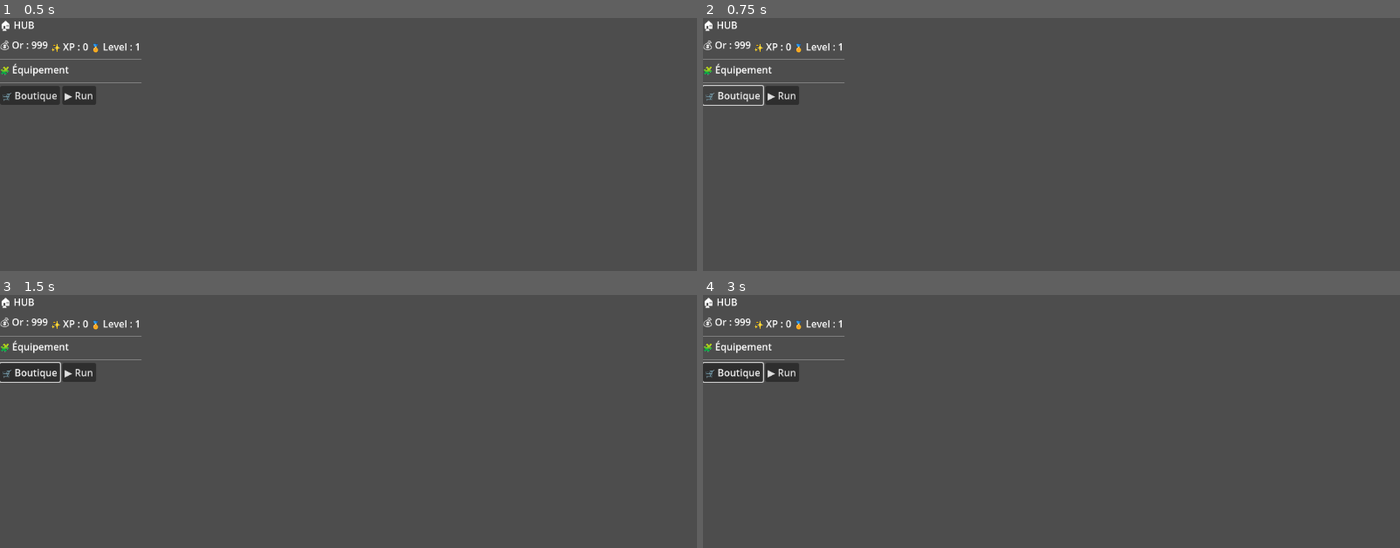
Above: before the commit, frames 1-4 (two rows, left to right).
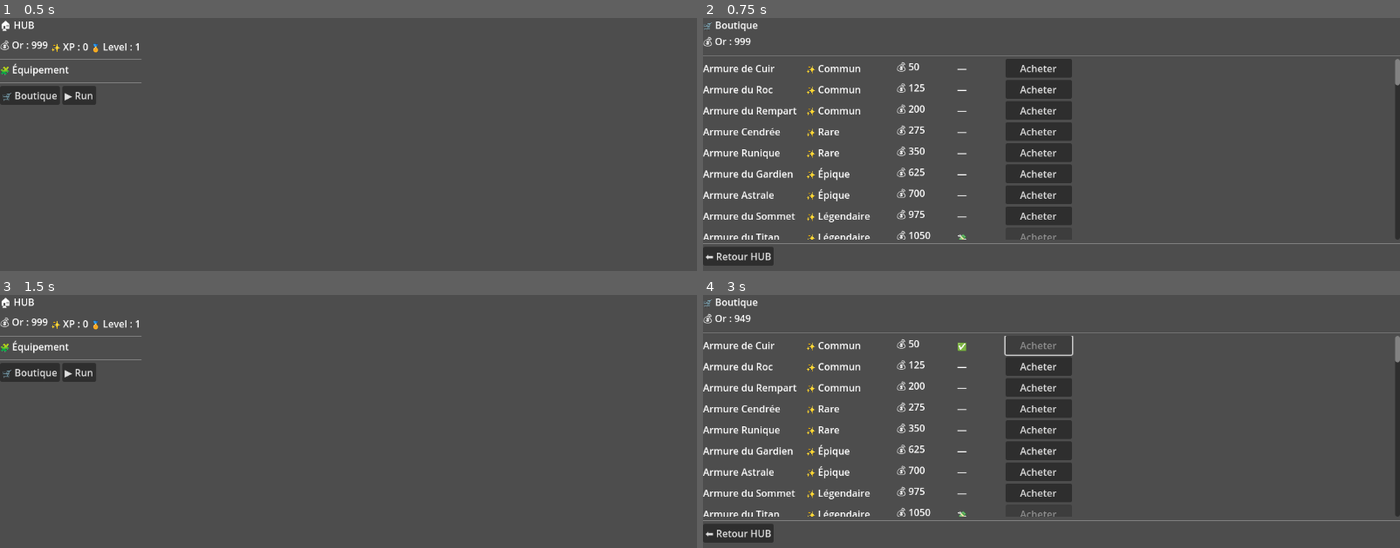
Above: after the commit, the same moments.

Repository: BastienGodotIA/ascension-v-2
Game: Godot game, scene res://scenes/hub.tscn
Two runs of this game, one before a commit and one after it. Both use one fixed random seed, a clock stepped at 60 frames per second and the inputs below.
Inputs (mouse positions are in pixels of both pictures, inside the frame that each line leads up to):
- Up to frame 1 (0.5 s): no input
- Up to frame 2 (0.75 s): click "🛒 Boutique" at 0.5 s
- Up to frame 3 (1.5 s): click (34, 532) at 1.25 s, where only the run after the commit has a clickable "⬅ Retour HUB"
- Up to frame 4 (3 s): click "🛒 Boutique" at 2 s; click (1037, 345) at 2.75 s, where only the run after the commit has a clickable "Acheter"

Frame 1 is identical in both runs. In frame 2, 11% of the frame differs, in the area x 0-100%, y 1-98%; in frame 3, 0.1%; in frame 4, 11%.

Commit message:
UI v1: Shop fonctionnel (achat + refresh gold)

Diff:
--- /dev/null
+++ b/scenes/shop.tscn
@@ -0,0 +1,54 @@
+[gd_scene load_steps=2 format=3 uid="uid://jutsqqgyafyw"]
+
+[ext_resource type="Script" uid="uid://bwl6g5qflkvq3" path="res://scripts/ui/shop.gd" id="1_lx5au"]
+
+[node name="Shop" type="Control"]
+layout_mode = 3
+anchors_preset = 15
+anchor_right = 1.0
+anchor_bottom = 1.0
+grow_horizontal = 2
+grow_vertical = 2
+script = ExtResource("1_lx5au")
+
+[node name="Margin" type="MarginContainer" parent="."]
+layout_mode = 1
+anchors_preset = 15
+anchor_right = 1.0
+anchor_bottom = 1.0
+grow_horizontal = 2
+grow_vertical = 2
+
+[node name="VBox" type="VBoxContainer" parent="Margin"]
+layout_mode = 2
+
+[node name="Title" type="Label" parent="Margin/VBox"]
+layout_mode = 2
+text = "🛒 Boutique"
+
+[node name="TopBar" type="HBoxContainer" parent="Margin/VBox"]
+layout_mode = 2
+
+[node name="LabelGold" type="Label" parent="Margin/VBox/TopBar"]
+layout_mode = 2
+text = "💰 Or : ..."
+
+[node name="Sep1" type="HSeparator" parent="Margin/VBox"]
+layout_mode = 2
+
+[node name="ScrollItems" type="ScrollContainer" parent="Margin/VBox"]
+custom_minimum_size = Vector2(0, 300)
+layout_mode = 2
+
+[node name="ItemsList" type="VBoxContainer" parent="Margin/VBox/ScrollItems"]
+layout_mode = 2
+
+[node name="Sep2" type="HSeparator" parent="Margin/VBox"]
+layout_mode = 2
+
+[node name="BottomButtons" type="HBoxContainer" parent="Margin/VBox"]
+layout_mode = 2
+
+[node name="ButtonBack" type="Button" parent="Margin/VBox/BottomButtons"]
+layout_mode = 2
+text = "⬅ Retour HUB"
--- a/scripts/ui/shop.gd
+++ b/scripts/ui/shop.gd
@@ -55,7 +55,8 @@
 		if item.is_empty():
 			continue
 
-		var name: String = str(item.get("Nom", item_id))
+		var item_name: String = str(item.get("Nom", item_id))
+
 		var rarete: String = str(item.get("Rareté", "?"))
 		var price: int = _get_item_price_or(item)
 
@@ -65,7 +66,7 @@
 		row.add_theme_constant_override("separation", 10)
 
 		var lbl_name := Label.new()
-		lbl_name.text = name
+		lbl_name.text = item_name
 		lbl_name.size_flags_horizontal = Control.SIZE_EXPAND_FILL
 
 		var lbl_rarete := Label.new()
